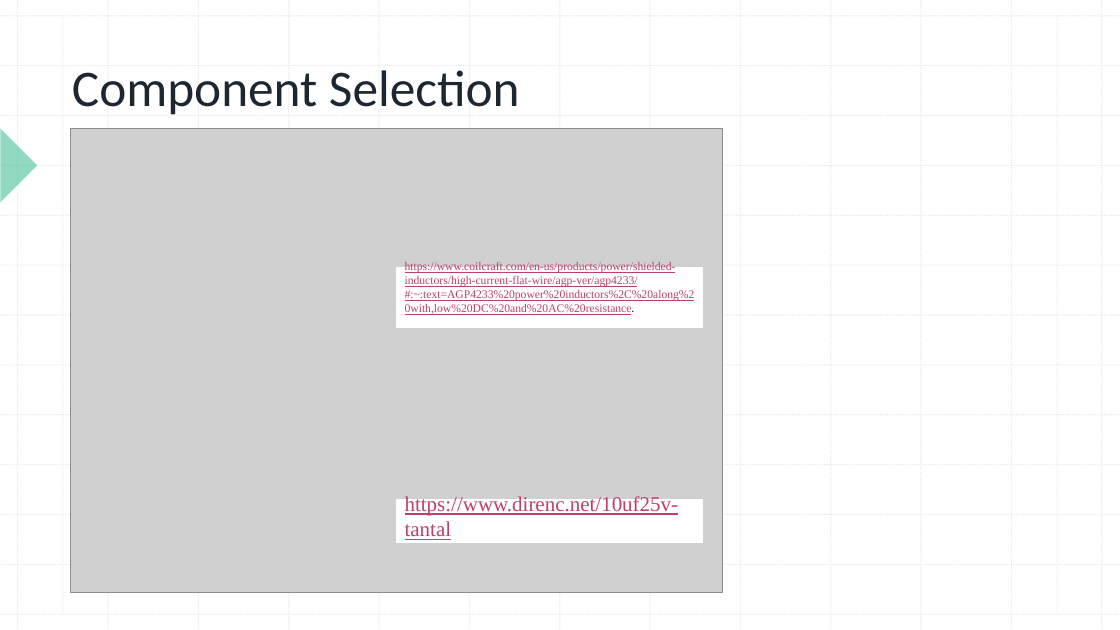
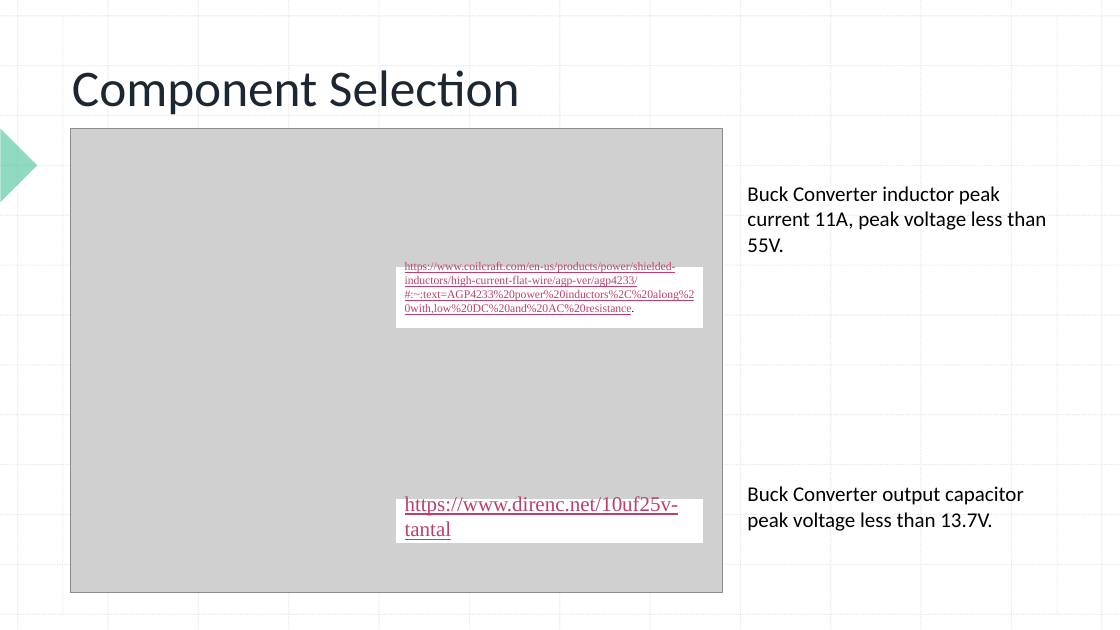
Before and after one commit to ozgurselenozge/EE463-Hardware-Project, a slide deck: slide 12 of Term Project/463 Project Presentation.pptx (slide 9 before the commit). Drawn at 1120x630 pixels with LibreOffice and Linux fonts; fonts in the diff are those of the drawing; grey boxes stand for pictures. Boxes give left, top, right and bottom in pixels: in the first picture for what was removed or moved away, otherwise in the second. Text is boxed around its words. In the diff, an @@ line names an element or a change of style, - is before the commit and + after.

```diff
--- a/Term Project/463 Project Presentation.pptx
+++ b/Term Project/463 Project Presentation.pptx
@@ text added at (747, 186, 1046, 252), 18 pt, text #000000 @@
+Buck Converter inductor peak current 11A, peak voltage less than 55V.
@@ text added at (747, 486, 1024, 531), 18 pt, text #000000 @@
+Buck Converter output capacitor peak voltage less than 13.7V.
```
Also in this commit, not shown: 3 other slides changed, 4 slides added.
